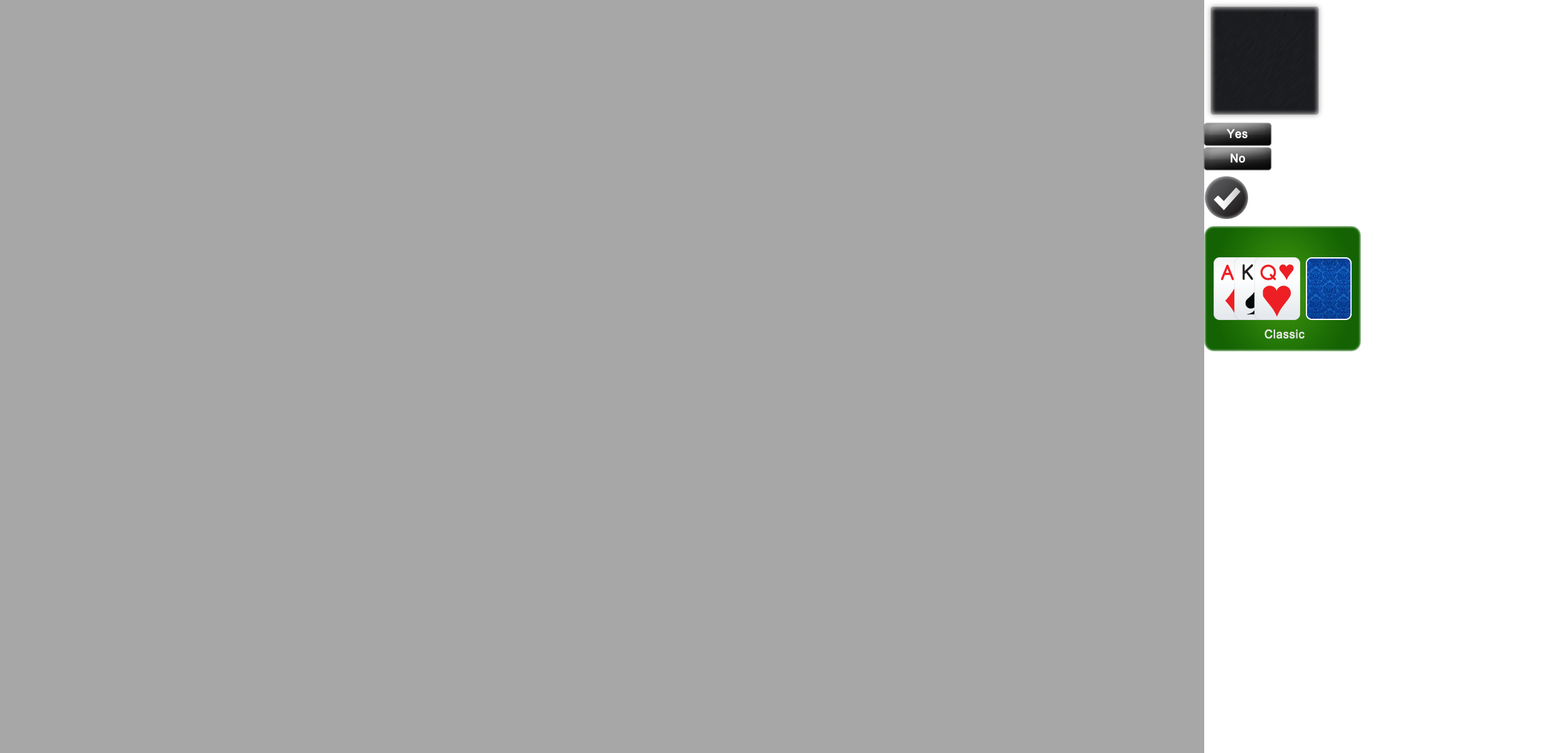
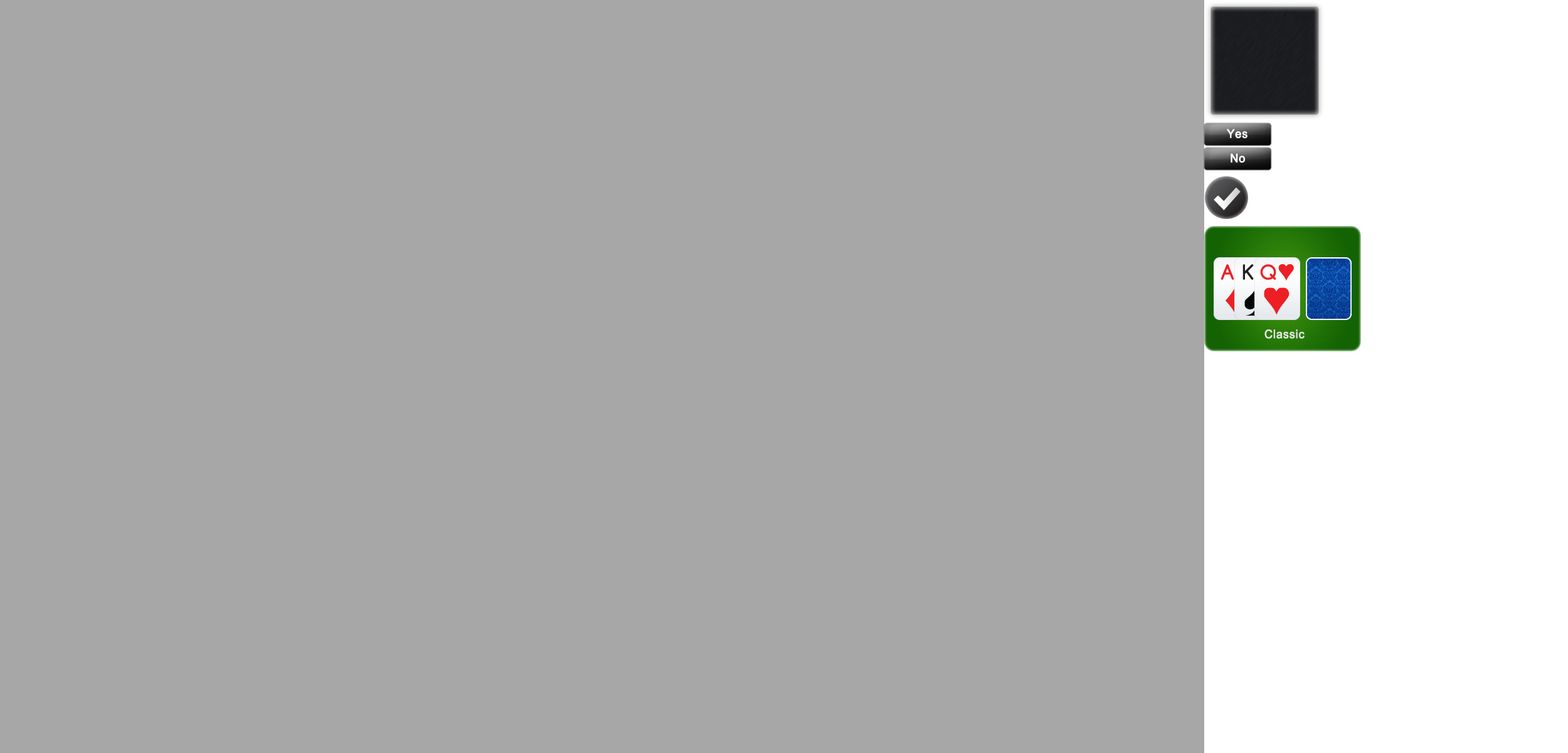
Revision of a layered 1568 x 753 image; what changed, layer by layer:
painted on "card_DQ" over [1260, 264, 1294, 317]
painted on "card_HK" over [1242, 264, 1274, 316]
painted on "card_SA" over [1220, 264, 1252, 316]
